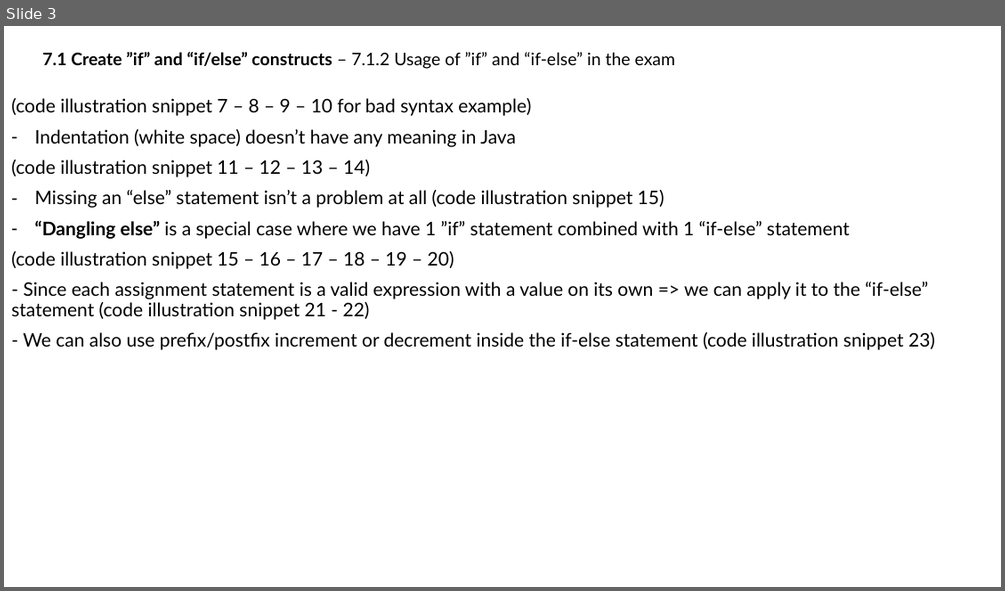
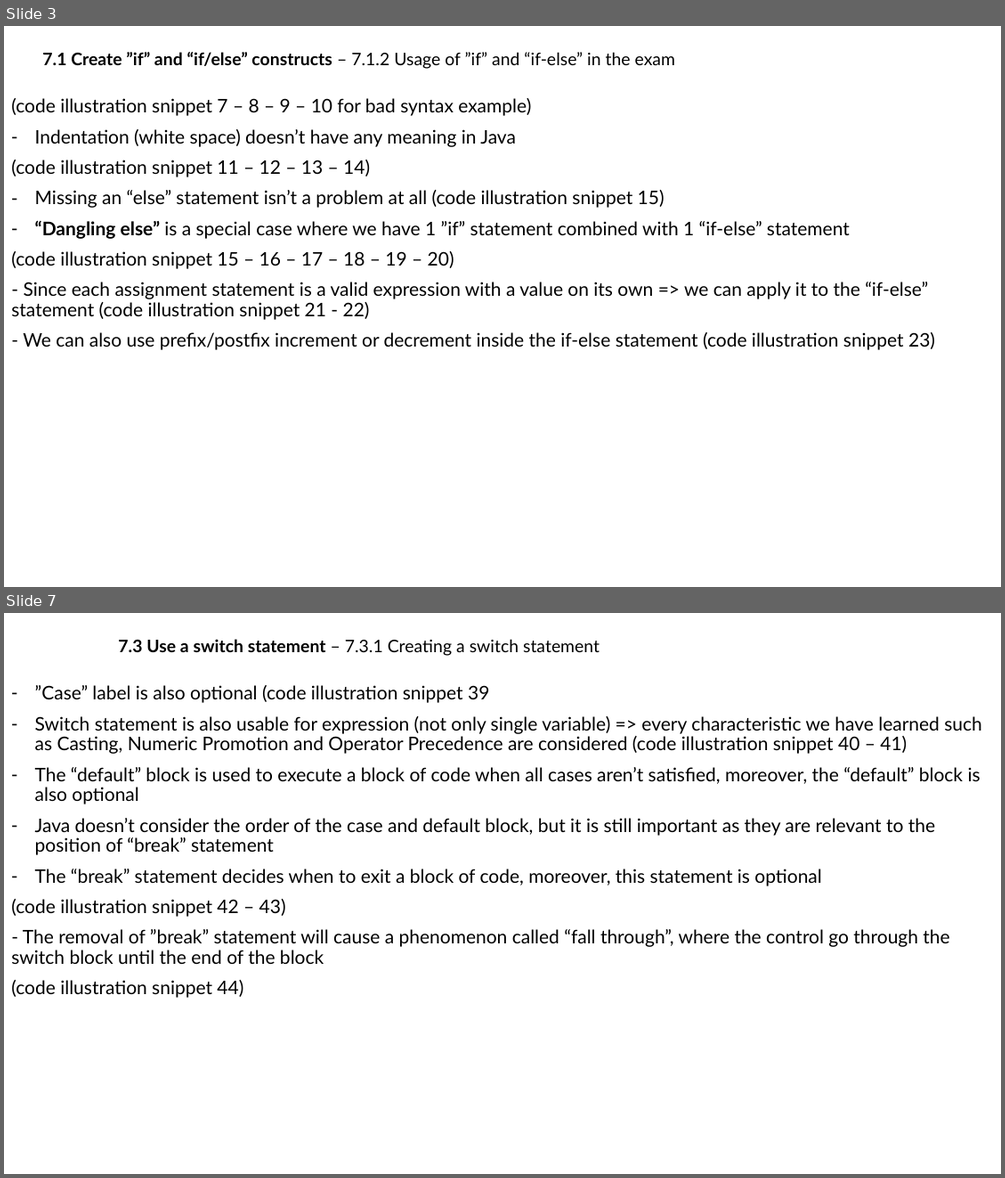
Before and after one commit to MaiDinhVinh/CS-Java, a slide deck: Java SE 8 Teaching Material/Chapter 7 - Using Decision Statement.pptx. Shown one above the other, each under a label of ours: slide 3 before the commit, slides 3 and 7 after it; the slides between them are not shown. The pictures are 1005x591 and 1005x1178 pixels, drawn with LibreOffice and Linux fonts; fonts in the diff are those of the drawing. Boxes give left, top, right and bottom in pixels: in the first picture for what was removed or moved away, otherwise in the second. Text is boxed around its words. In the diff, an @@ line names an element or a change of style, - is before the commit and + after.

```diff
--- a/Java SE 8 Teaching Material/Chapter 7 - Using Decision Statement.pptx
+++ b/Java SE 8 Teaching Material/Chapter 7 - Using Decision Statement.pptx
@@ slide 7 added at [4, 613, 1001, 1174], background #FFFFFF @@
@@ subtitle added at [118, 639, 599, 656], 16.6 pt, text #000000 @@
+7.3 Use a switch statement – 7.3.1 Creating a switch statement
@@ text added at [11, 685, 982, 997], 18 pt, text #000000 @@
+– ”Case” label is also optional (code illustration snippet 39
+– Switch statement is also usable for expression (not only single variable) => every characteristic we have learned such as Casting, Numeric Promotion and Operator Precedence are considered (code illustration snippet 40 – 41)
+– The “default” block is used to execute a block of code when all cases aren’t satisfied, moreover, the “default” block is also optional
+– Java doesn’t consider the order of the case and default block, but it is still important as they are relevant to the position of “break” statement
+– The “break” statement decides when to exit a block of code, moreover, this statement is optional
+(code illustration snippet 42 – 43)
+- The removal of ”break” statement will cause a phenomenon called “fall through”, where the control go through the switch block until the end of the block
+(code illustration snippet 44)
```
Also in this commit, not shown: 1 slide changed, 2 other slides added.
